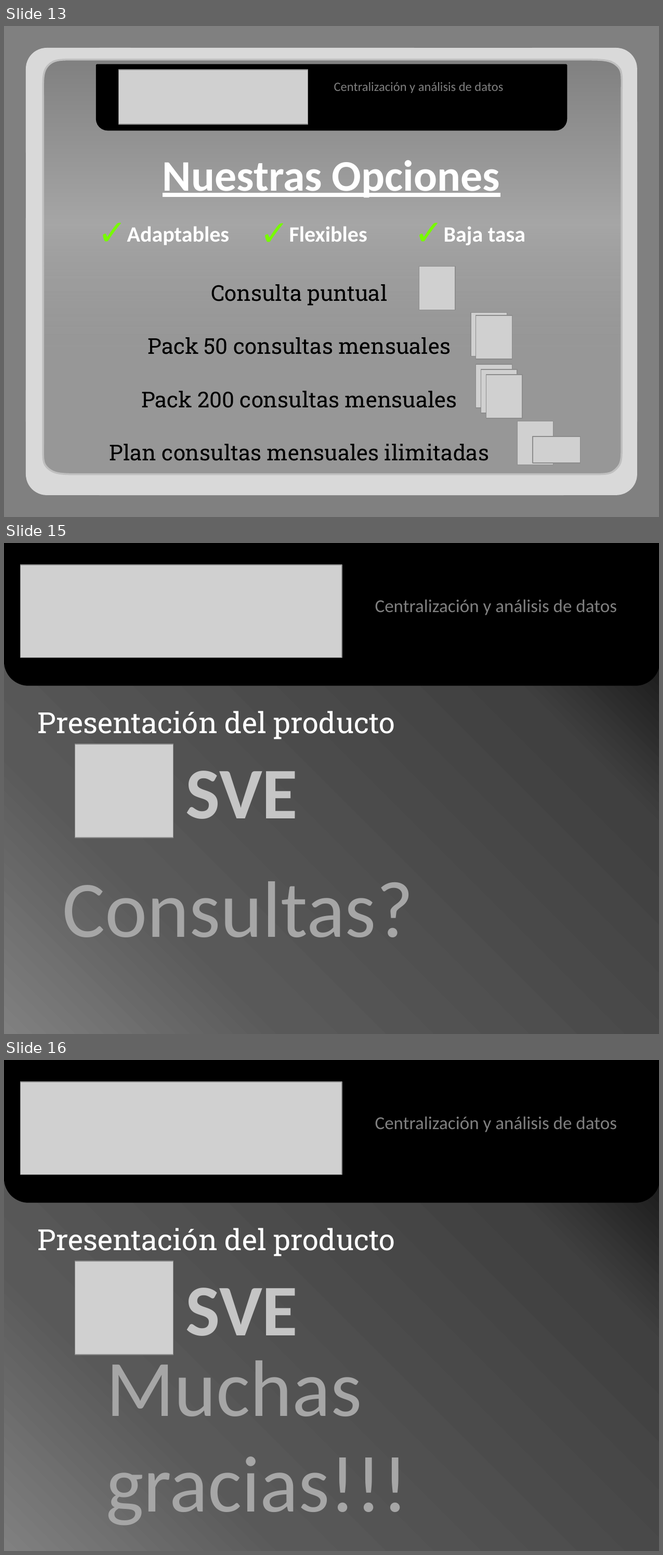
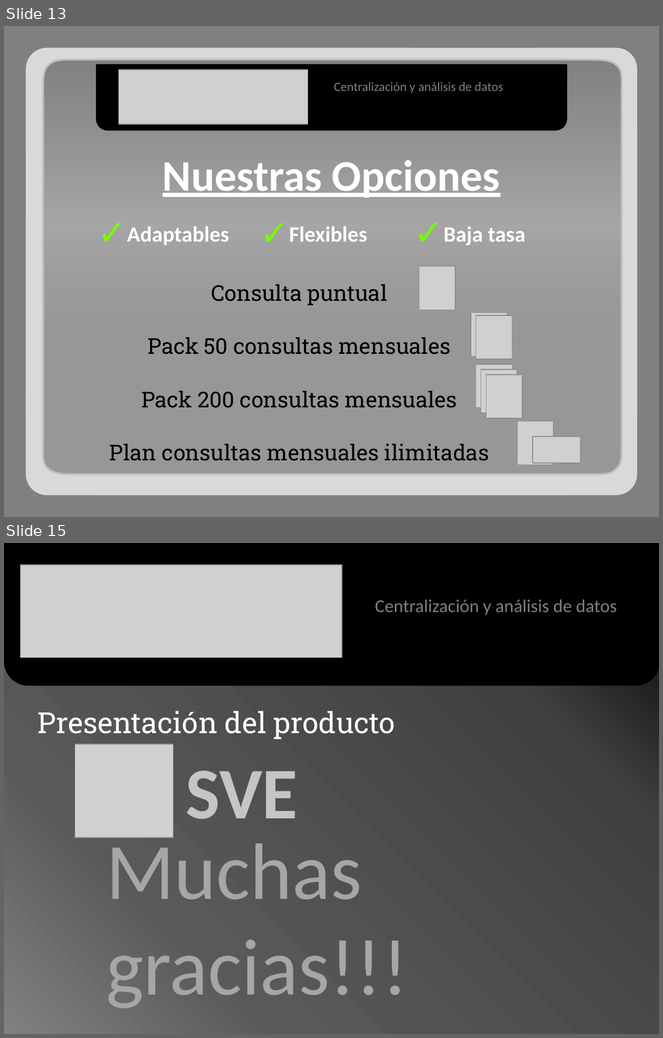
Before and after one commit to adrianachelotti/tallerdesarrollo1ero2011, a slide deck: Presentacion/Comercial/Presentacion Comercial.pptx. Shown one above the other, each under a label of ours: slides 13, 15 and 16 before the commit, slides 13 and 15 after it; the slides between them are not shown. The pictures are 663x1555 and 663x1038 pixels, drawn with LibreOffice and Linux fonts; fonts in the diff are those of the drawing; grey boxes stand for pictures. Boxes give left, top, right and bottom in pixels: in the first picture for what was removed or moved away, otherwise in the second. Text is boxed around its words. In the diff, an @@ line names an element or a change of style, - is before the commit and + after.

```diff
--- a/Presentacion/Comercial/Presentacion Comercial.pptx
+++ b/Presentacion/Comercial/Presentacion Comercial.pptx
@@ slide 15 removed at box(4, 543, 659, 1034), background gradient #000000 to #404040 to #595959 to #808080 @@
@@ round same rect removed at box(5, 543, 659, 685) @@
@@ picture removed at box(21, 565, 342, 657) @@
@@ text removed at box(375, 600, 617, 615) @@
-Centralización y análisis de datos
@@ text removed at box(38, 711, 395, 740) @@
-Presentación del producto
@@ picture removed at box(75, 744, 173, 838) @@
@@ text removed at box(186, 771, 298, 819) @@
-SVE
@@ text removed at box(62, 882, 413, 938) @@
-Consultas?
@@ what was slide 16 is now slide 15 @@
```
Also in this commit, not shown: 2 slides changed.
